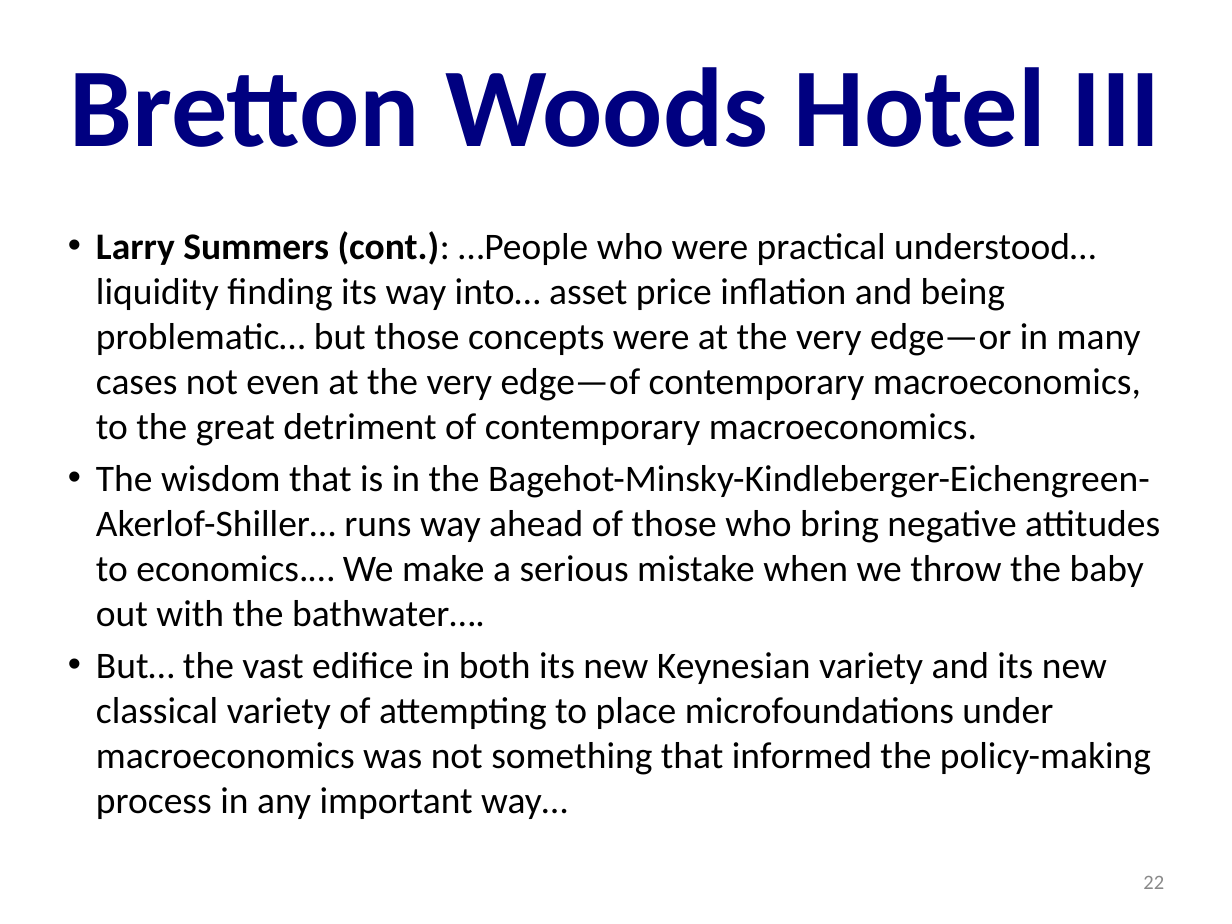
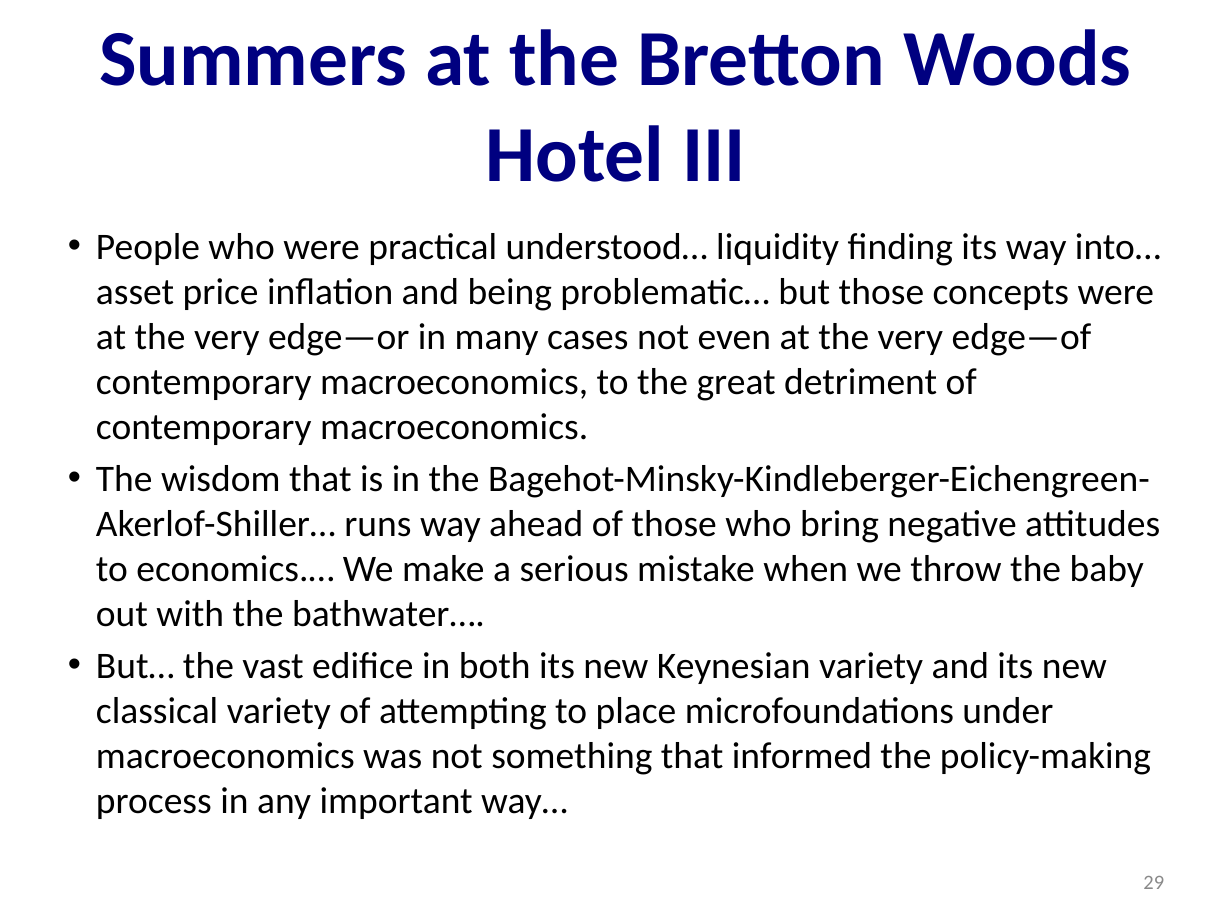
Before and after one commit to DavidLJ/public-files, a slide deck: slide 29 of econ-210a-lecture-1a.pptx (slide 22 before the commit). Drawn at 1232x924 pixels with LibreOffice and Linux fonts; fonts in the diff are those of the drawing. Boxes give left, top, right and bottom in pixels: in the first picture for what was removed or moved away, otherwise in the second. Text is boxed around its words. In the diff, an @@ line names an element or a change of style, - is before the commit and + after.

```diff
--- a/econ-210a-lecture-1a.pptx
+++ b/econ-210a-lecture-1a.pptx
@@ text at (x1=99, y1=29, x2=1131, y2=182): text changed; size 65.6 to 46.4 pt @@
-Bretton Woods Hotel III
+Summers at the Bretton Woods Hotel III
@@ text at (x1=96, y1=233, x2=1161, y2=445): text changed @@
-• Larry Summers (cont.): …People who were practical understood… liquidity finding its way into… asset price inflation and being problematic… but those concepts were at the very edge—or in many cases not even at the very edge—of contemporary macroeconomics, to the great detriment of contemporary macroeconomics.
+• People who were practical understood… liquidity finding its way into… asset price inflation and being problematic… but those concepts were at the very edge—or in many cases not even at the very edge—of contemporary macroeconomics, to the great detriment of contemporary macroeconomics.
@@ page number at (x1=1143, y1=876, x2=1164, y2=889): text changed @@
-22
+29
```
Also in this commit, not shown: 8 other slides changed, 9 slides added, 5 other files.
